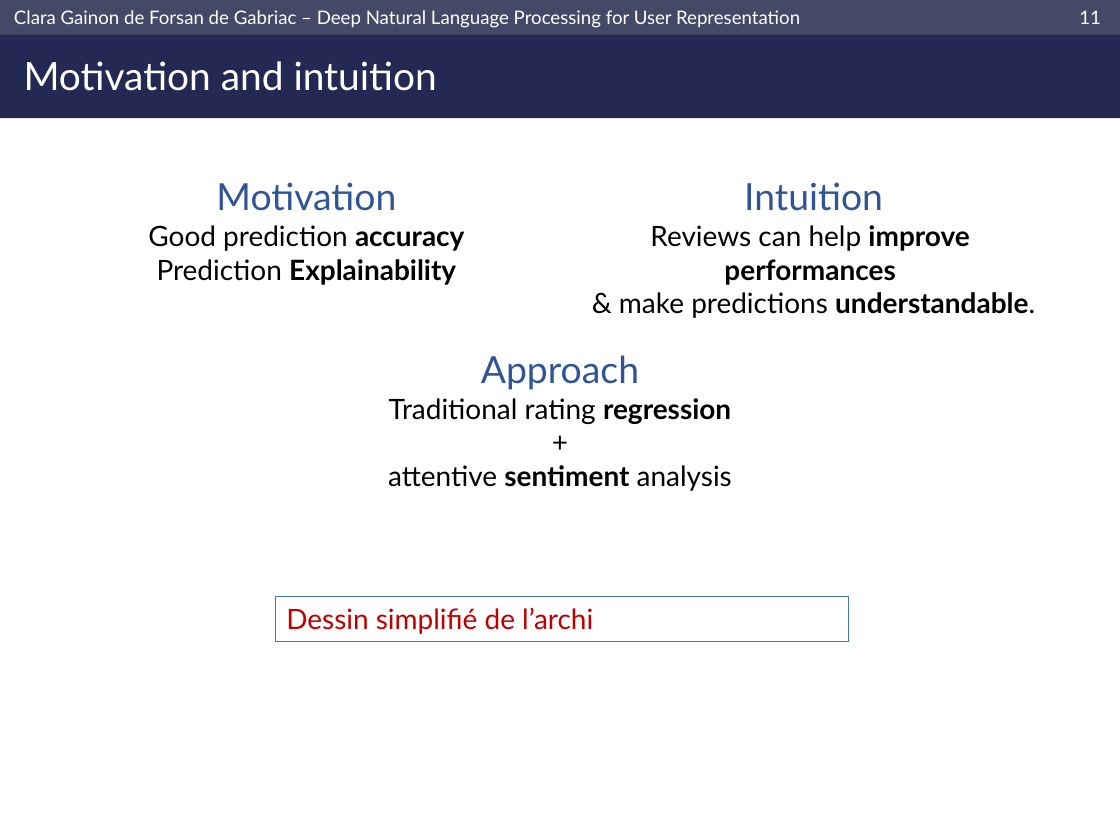
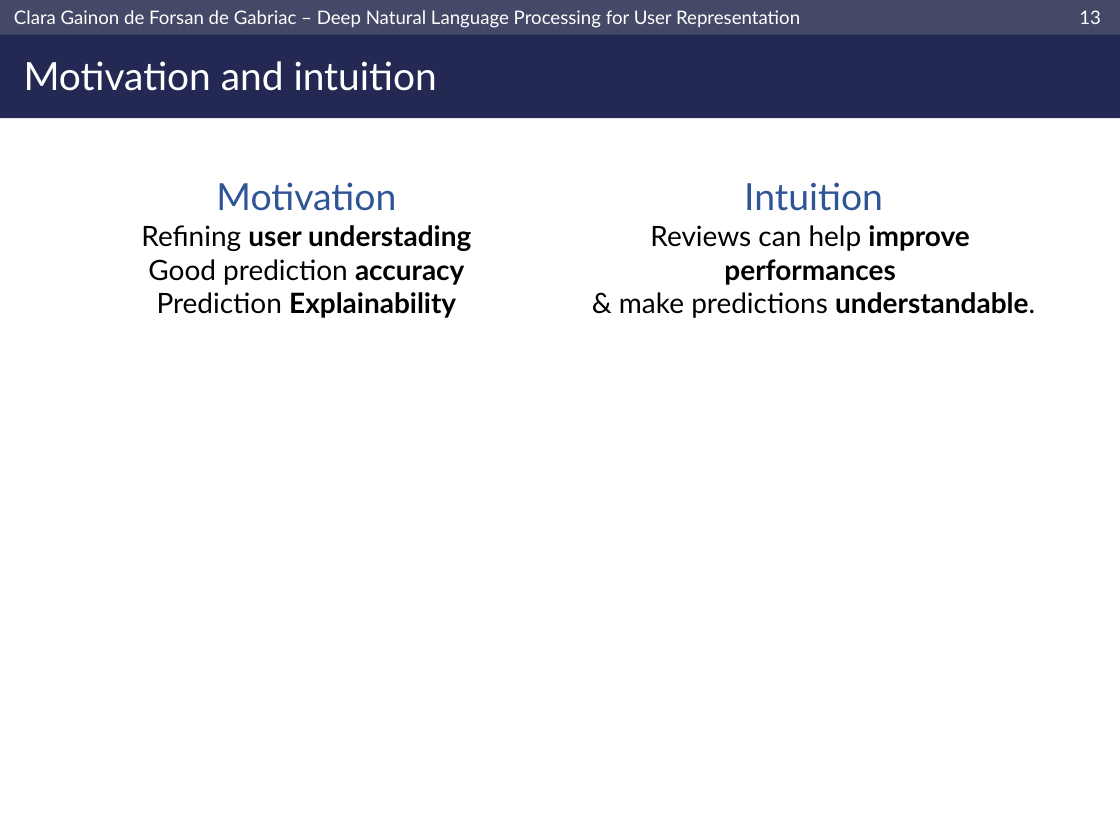
Before and after one commit to clara-gdef/defense, a slide deck: slide 14 of defense.pptx (slide 12 before the commit). Drawn at 1120x840 pixels with LibreOffice and Linux fonts; fonts in the diff are those of the drawing; background and template pictures are left out. Boxes give left, top, right and bottom in pixels: in the first picture for what was removed or moved away, otherwise in the second. Text is boxed around its words. In the diff, an @@ line names an element or a change of style, - is before the commit and + after.

```diff
--- a/defense.pptx
+++ b/defense.pptx
@@ page number at bbox=[1079, 10, 1101, 24]: text changed @@
-11
+13
@@ text at bbox=[141, 225, 471, 251]: paragraph added @@
+Refining user understading
@@ text removed at bbox=[388, 355, 732, 491] @@
-Approach
-Traditional rating regression
-+
-attentive sentiment analysis
@@ rectangle removed at bbox=[276, 596, 849, 641] @@
-Dessin simplifié de l’archi
```
Also in this commit, not shown: 26 other slides changed, 11 slides added, 4 slides removed.
